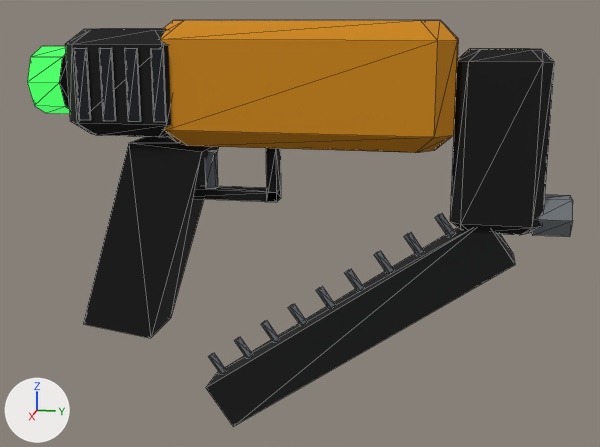
Before and after pictures for a commit that changed the glTF model art/env/weapons/SM_Wep_Nailgun.glb.
One viewpoint serves both versions: a 50 mm lens placed at (0.469, 0.152, 0.086), pointed at (-0.001, 0.057, -0.032). Every picture has the same lights, and +X, +Y and +Z are marked at lower left. The first picture is the older version. Mesh edges are drawn as thin lines. Where no turn or scale is listed for an object, it has been applied to the vertices. Vertices at exactly the same position are counted once.

The older version as bpy lines, for what is in view:
```python
me_sm_wep_nailgun = bpy.data.meshes.new('SM_Wep_Nailgun')
me_sm_wep_nailgun.from_pydata(...)  # 186 vertices, 324 faces; spans x -0.027..0.029, y -0.1..0.21, z -0.104..0.085
me_sm_wep_nailgun.materials.append(mat_m_env_palette)
me_sm_wep_nailgun_mag = bpy.data.meshes.new('SM_Wep_Nailgun_Mag')
me_sm_wep_nailgun_mag.from_pydata(...)  # 80 vertices, 120 faces; spans x -0.012..0.012, y -0.171..0.011, z -0.131..0.008
me_sm_wep_nailgun_mag.materials.append(mat_m_env_palette)
ob_sm_wep_nailgun = bpy.data.objects.new('SM_Wep_Nailgun', me_sm_wep_nailgun)
ob_sm_wep_nailgun.location = (0.0, 0.0, 0.0)
ob_sm_wep_nailgun_mag = bpy.data.objects.new('SM_Wep_Nailgun_Mag', me_sm_wep_nailgun_mag)
ob_sm_wep_nailgun_mag.location = (0.0, 0.17, -0.03)
```
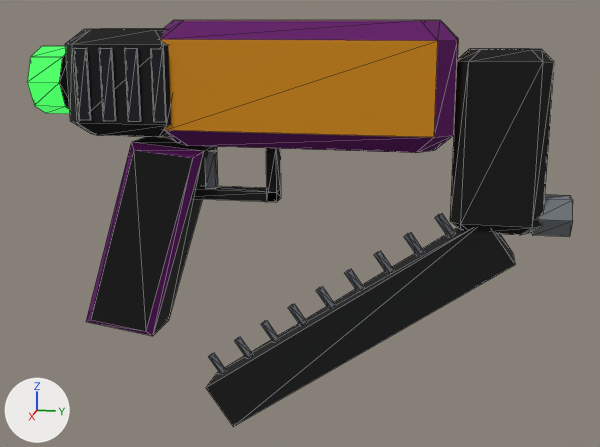
Changed parts and their boxes (x1, y1, x2, y2) in the pictures (600 x 447 px):
'SM_Wep_Nailgun', reshaped
    before: (27, 20, 573, 338)
    after: (27, 20, 573, 336)
part 1 of me_sm_wep_nailgun, rebuilt
    before: (83, 137, 219, 338)
    after: (86, 137, 217, 336)
part 2 of me_sm_wep_nailgun, recoloured (darker)
    both: (160, 20, 458, 153)

The change, as a list of edits to the scene's bpy script:
```text
Change me_sm_wep_nailgun:
    used by ob_sm_wep_nailgun; location = (0.0, 0.0, 0.0)
    remove me_sm_wep_nailgun.from_pydata(...)  # 186 vertices, 324 faces; spans x -0.027..0.029, y -0.1..0.21, z -0.104..0.085
    add me_sm_wep_nailgun.from_pydata(...)  # 194 vertices, 340 faces; spans x -0.027..0.029, y -0.1..0.21, z -0.104..0.085
    me_sm_wep_nailgun part 1: the loose piece of 8 vertices spanning x -0.018..0.018, y -0.076..0.004, z -0.104..0.016 is rebuilt with 16 vertices and now spans x -0.018..0.018, y -0.076..0.004, z -0.104..0.016
    me_sm_wep_nailgun part 2: 40 kept faces spanning x -0.025..0.025, y -0.025..0.145, z 0.015..0.085 get new vertex colours; the middle colour goes from yellow #e6ba28 to dark grey #606266
```
